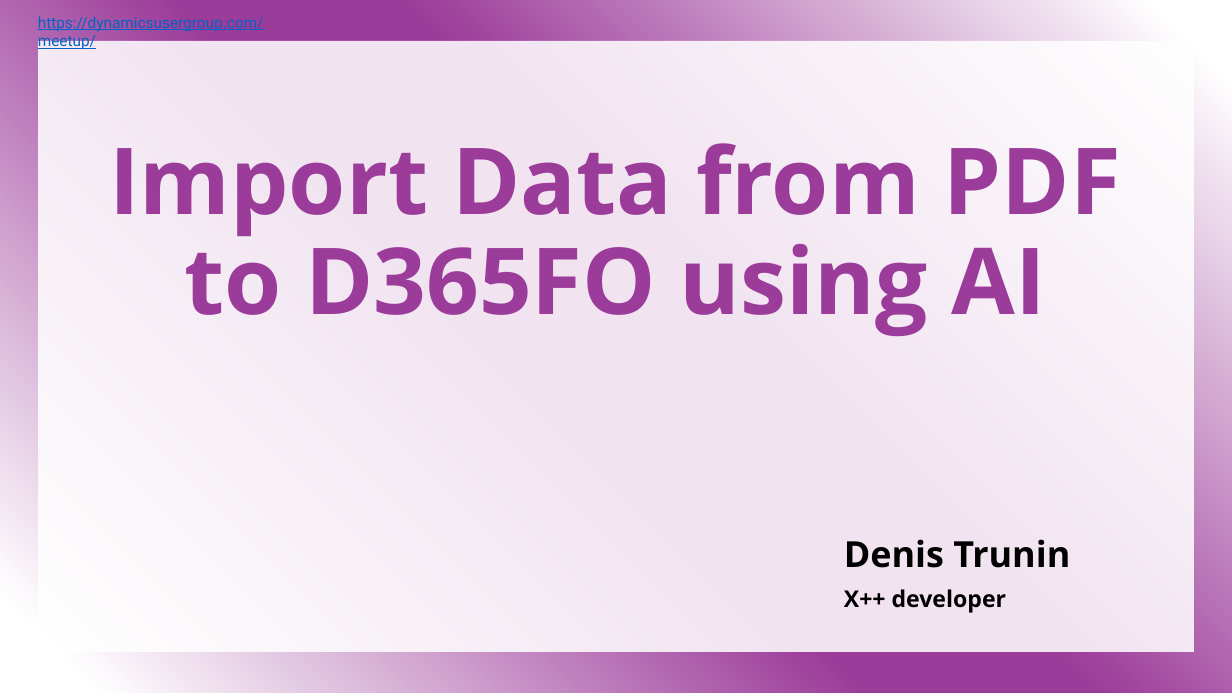
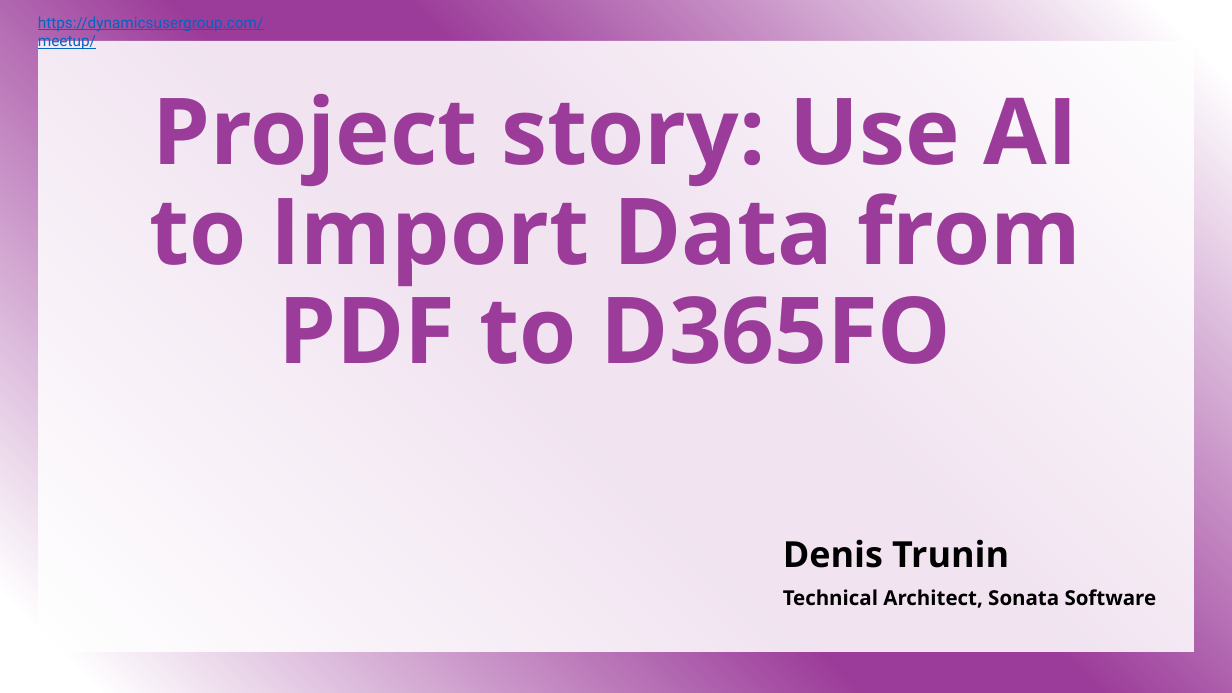
Before and after one commit to TrudAX/denistrunin-blog, a slide deck: slide 1 of src/draft/dmfissues/ImportPOfromPDFUsingAI_Denis_2025_11_05.pptx. Drawn at 1232x693 pixels with LibreOffice and Linux fonts; fonts in the diff are those of the drawing; background and template pictures are left out. Boxes give left, top, right and bottom in pixels: in the first picture for what was removed or moved away, otherwise in the second. Text is boxed around its words. In the diff, an @@ line names an element or a change of style, - is before the commit and + after.

Commit message:
slide

```diff
--- a/src/draft/dmfissues/ImportPOfromPDFUsingAI_Denis_2025_11_05.pptx
+++ b/src/draft/dmfissues/ImportPOfromPDFUsingAI_Denis_2025_11_05.pptx
@@ title at <box>149,94,1081,364</box>: text changed @@
-Import Data from PDF to D365FO using AI
+Project story: Use AI to Import Data from PDF to D365FO
@@ text "Denis Trunin": place and size @@
-text "Denis Trunin" at <box>844,539,1070,613</box>
+text "Denis Trunin" at <box>783,539,1157,608</box>
@@ text at <box>783,589,1157,608</box>: text changed; size 18 to 16 pt @@
-X++ developer
+Technical Architect, Sonata Software
```
